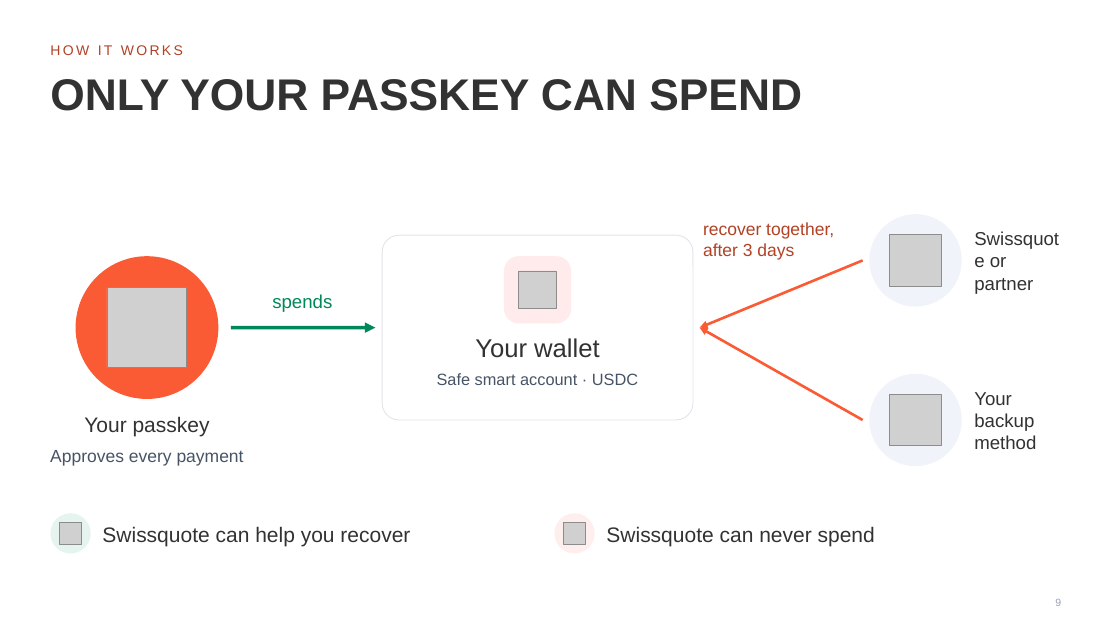
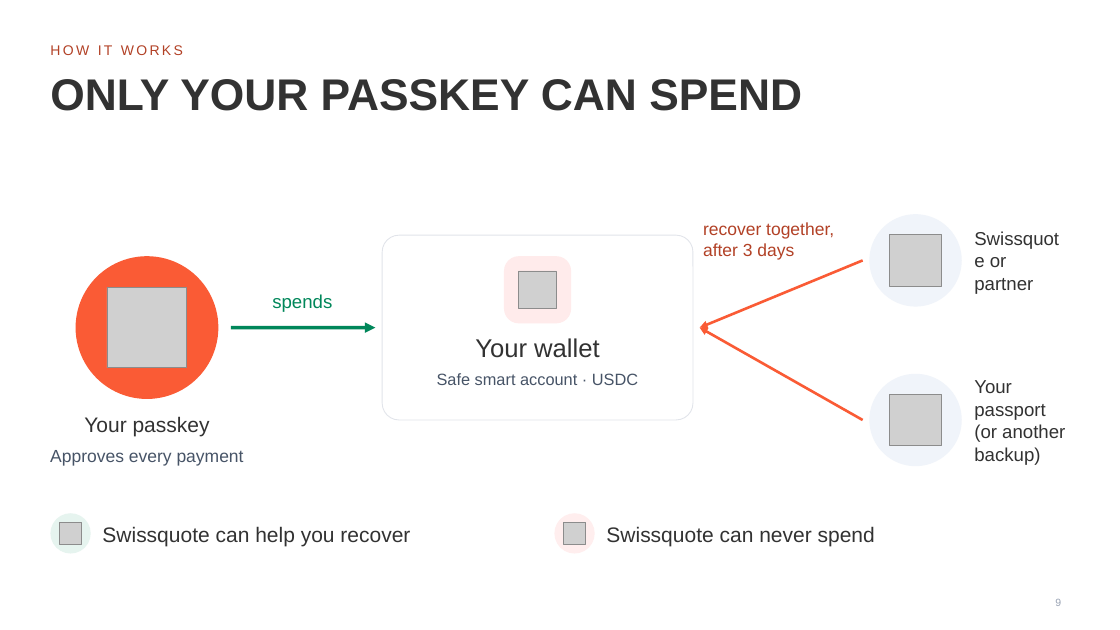
Before and after one commit to HugoPaj/BSA_Hackathon_HA, a slide deck: slide 9 of docs/deck/swissquote-wallet-pitch.pptx. Drawn at 1120x630 pixels with LibreOffice and Linux fonts; fonts in the diff are those of the drawing; grey boxes stand for pictures; background and template pictures are left out. Boxes give left, top, right and bottom in pixels: in the first picture for what was removed or moved away, otherwise in the second. Text is boxed around its words. In the diff, an @@ line names an element or a change of style, - is before the commit and + after.

```diff
--- a/docs/deck/swissquote-wallet-pitch.pptx
+++ b/docs/deck/swissquote-wallet-pitch.pptx
@@ text at (974, 380, 1065, 465): text changed @@
-Your backup method
+Your passport
+(or another backup)
```
Also in this commit, not shown: 12 other slides changed, 5 slides added, 2 slides removed, 15 other files.
